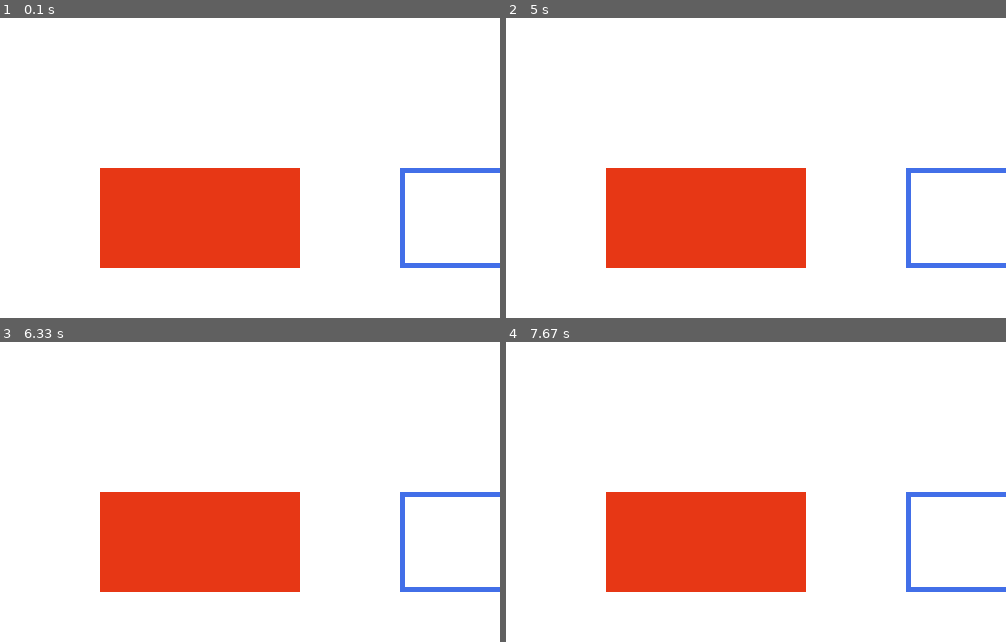
Above: before the commit, frames 1-4 (two rows, left to right).
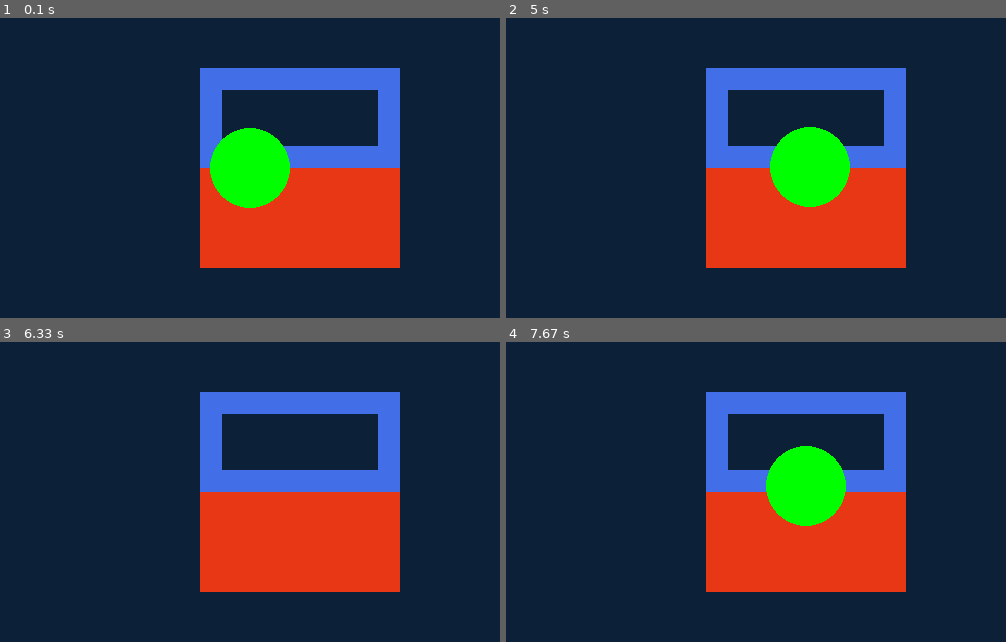
Above: after the commit, the same moments.

Repository: moeg100/randomCode
Game: pygame game, started from pyGameBasic.py
Two runs of this game, one before a commit and one after it. Both use one fixed random seed, a clock stepped at 60 frames per second and the inputs below.
Inputs:
- Up to frame 1 (0.1 s): no input
- Up to frame 2 (5 s): hold D 0.33-0.8 s; hold W 0.83-1.13 s; hold D 1.17-1.63 s; hold A 1.67-2.2 s; hold S 2.23-2.53 s; hold A 2.57-2.97 s; hold W 3-3.37 s; hold D 3.4-4.03 s; hold S 4.07-4.43 s; hold A 4.47-4.93 s; hold D from 4.97 s (still down)
- Up to frame 3 (6.33 s): release D at 5.43 s; hold W 5.47-5.77 s; hold D 5.8-6.27 s; hold A from 6.3 s (still down)
- Up to frame 4 (7.67 s): release A at 6.83 s; hold S 6.87-7.17 s; hold A 7.2-7.6 s; hold W from 7.63 s (still down)

The runs differ from the first frame. In frame 1, 95% of the frame differs, in the area x 0-100%, y 0-100%; in frame 2, 94%; in frame 3, 93%; in frame 4, 94%.

Commit message:
Refactor game rendering and player controls
Updated player movement and rendering logic, changed background color, and modified rectangle positions.

Diff:
--- a/pyGameBasic.py
+++ b/pyGameBasic.py
@@ -10,21 +10,43 @@
 
 screen = pygame.display.set_mode(size)
 
-rect = pygame.draw.rect(screen, "Green", (100, 100, 100, 100), 6)
+clock = pygame.time.Clock()
 
+dt = 0
+
+
+player_pos = pygame.Vector2(screen.get_width() / 2, screen.get_height() / 2)
 
 running = True
 while running:
     for event in pygame.event.get():
         if event.type == pygame.QUIT: running = False
 
-    screen.fill((255, 255, 255))
-    pygame.draw.rect(screen, (231, 55, 21), (100, 150, 200, 100))
-    target_rect = pygame.Rect(400, 150, 200, 100)
-    pygame.draw.rect(screen, (66, 111, 232), target_rect, width=5)
+    screen.fill((12, 32, 55))
+
+
+    # Render start here
+
+    pygame.draw.rect(screen, (231, 55, 21), (200, 150, 200, 100))
+    target_rect = pygame.Rect(200, 50, 200, 100)
+    pygame.draw.rect(screen, (66, 111, 232), target_rect, width=22)
+
+    pygame.draw.circle(screen, "green", player_pos, 40)
+
+
+    keys = pygame.key.get_pressed()
+    if keys[pygame.K_w]:
+        player_pos.y -= 300 * dt
+    if keys[pygame.K_s]:
+        player_pos.y += 300 * dt
+    if keys[pygame.K_a]:
+        player_pos.x -= 300 * dt
+    if keys[pygame.K_d]:
+        player_pos.x += 300 * dt
+
 
     pygame.display.flip()
-
+    dt = clock.tick(60) / 1000
 
 
 
